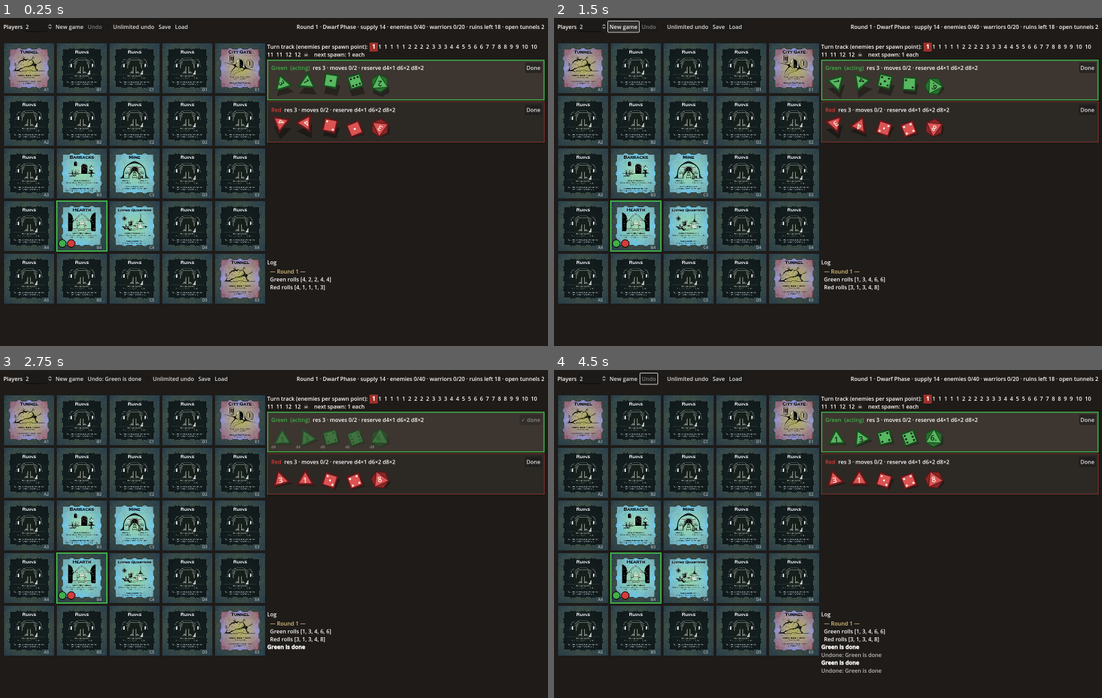
Above: before the commit, frames 1-4 (two rows, left to right).
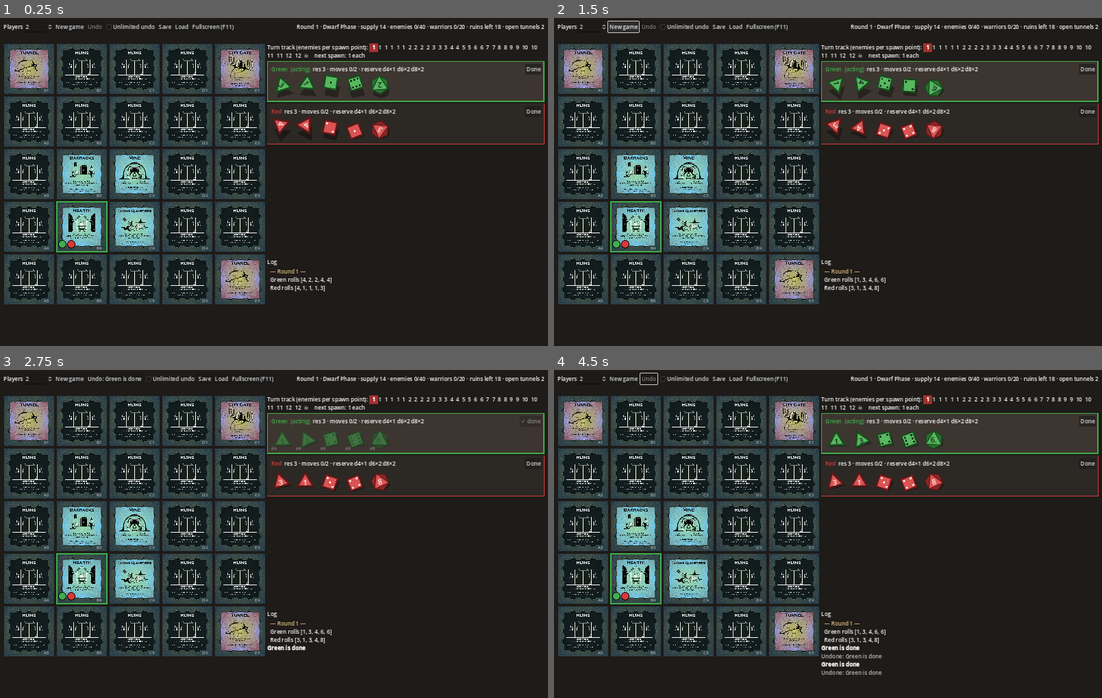
Above: after the commit, the same moments.

Repository: ra314/dwarves-ryk
Game: Godot game, scene res://scenes/main.tscn
Two runs of this game, one before a commit and one after it. Both use one fixed random seed, a clock stepped at 60 frames per second and the inputs below.
Inputs:
- Up to frame 1 (0.25 s): no input
- Up to frame 2 (1.5 s): click "New game" at 0.5 s; click "New game" at 1.25 s
- Up to frame 3 (2.75 s): click "Done" at 2 s
- Up to frame 4 (4.5 s): click "Undo: Green is done" at 2.75 s; click "Done" at 3.5 s; click "Undo: Green is done" at 4.25 s

The runs differ from the first frame. In frame 1, 12% of the frame differs, in the area x 0-100%, y 1-88%; in frame 2, 12%; in frame 3, 12%; in frame 4, 12%, in the area x 0-100%, y 1-93%.

Commit message:
Scale the layout to the window, keeping its aspect ratio
- Stretch mode canvas_items with aspect keep: the 1600x960 layout
  scales uniformly with the window, so fullscreen makes the cards
  bigger and bars fill any leftover space. It redraws at the real
  resolution, so card art and text stay sharp.
- The bar colour matches the table background.
- F11, or a new top-bar button, toggles fullscreen.

Co-Authored-By: Claude Opus 5.5 <noreply@anthropic.com>
Claude-Session: https://claude.ai/code/session_01LEznH7JBbSnGRsZcWA9zG6

Diff:
--- a/project.godot
+++ b/project.godot
@@ -12,7 +12,12 @@
 
 window/size/viewport_width=1600
 window/size/viewport_height=960
-window/stretch/aspect="expand"
+window/stretch/mode="canvas_items"
+window/stretch/aspect="keep"
+
+[rendering]
+
+environment/defaults/default_clear_color=Color(0.118, 0.106, 0.094, 1)
 
 [editor_plugins]
 
--- a/scripts/ui/main.gd
+++ b/scripts/ui/main.gd
@@ -69,6 +69,7 @@
 	top.add_child(unlimited_check)
 	top.add_child(_button("Save", _save))
 	top.add_child(_button("Load", _load))
+	top.add_child(_button("Fullscreen (F11)", _toggle_fullscreen))
 	status_label = _label("")
 	status_label.size_flags_horizontal = Control.SIZE_EXPAND_FILL
 	status_label.horizontal_alignment = HORIZONTAL_ALIGNMENT_RIGHT
@@ -215,6 +216,15 @@
 		_undo()
 	elif e is InputEventKey and e.pressed and e.keycode == KEY_ESCAPE:
 		_cancel_target()
+	elif e is InputEventKey and e.pressed and not e.echo and e.keycode == KEY_F11:
+		_toggle_fullscreen()
+
+
+## The layout is fixed at 1600x960 and scaled to fit the window (project stretch
+## settings: canvas_items + keep), so fullscreen just makes everything bigger.
+func _toggle_fullscreen() -> void:
+	var fs := DisplayServer.window_get_mode() == DisplayServer.WINDOW_MODE_FULLSCREEN
+	DisplayServer.window_set_mode(DisplayServer.WINDOW_MODE_WINDOWED if fs else DisplayServer.WINDOW_MODE_FULLSCREEN)
 
 
 # --- Drawing ----------------------------------------------------------------------
Not shown, changed: CLAUDE.md
